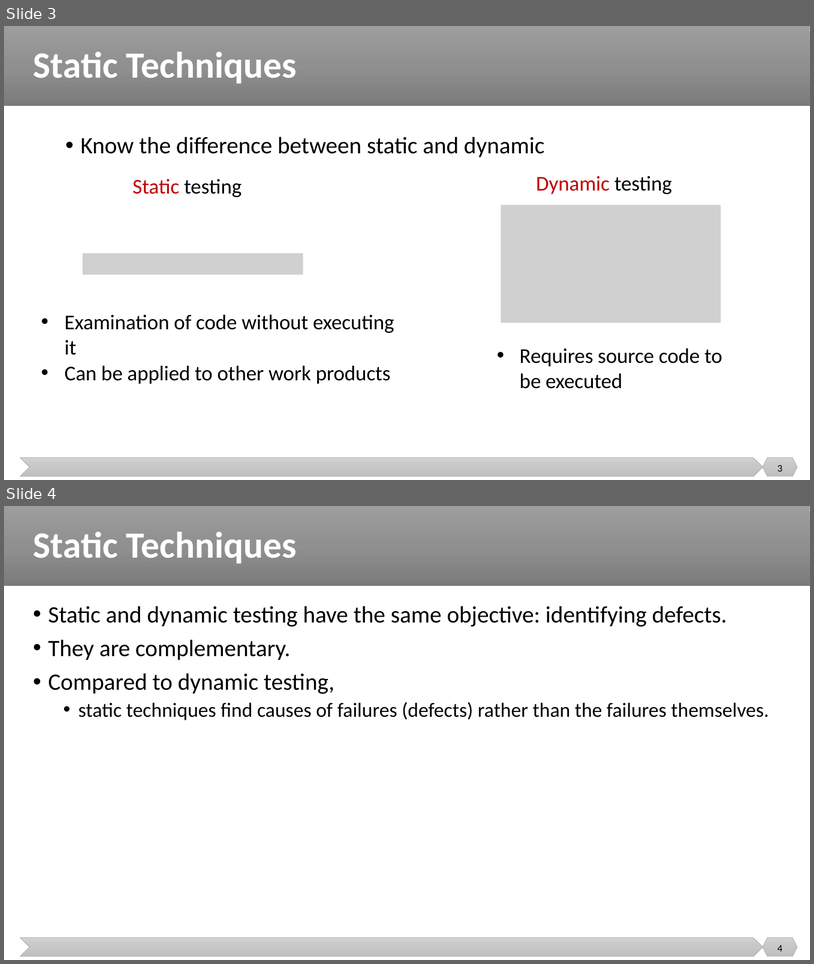
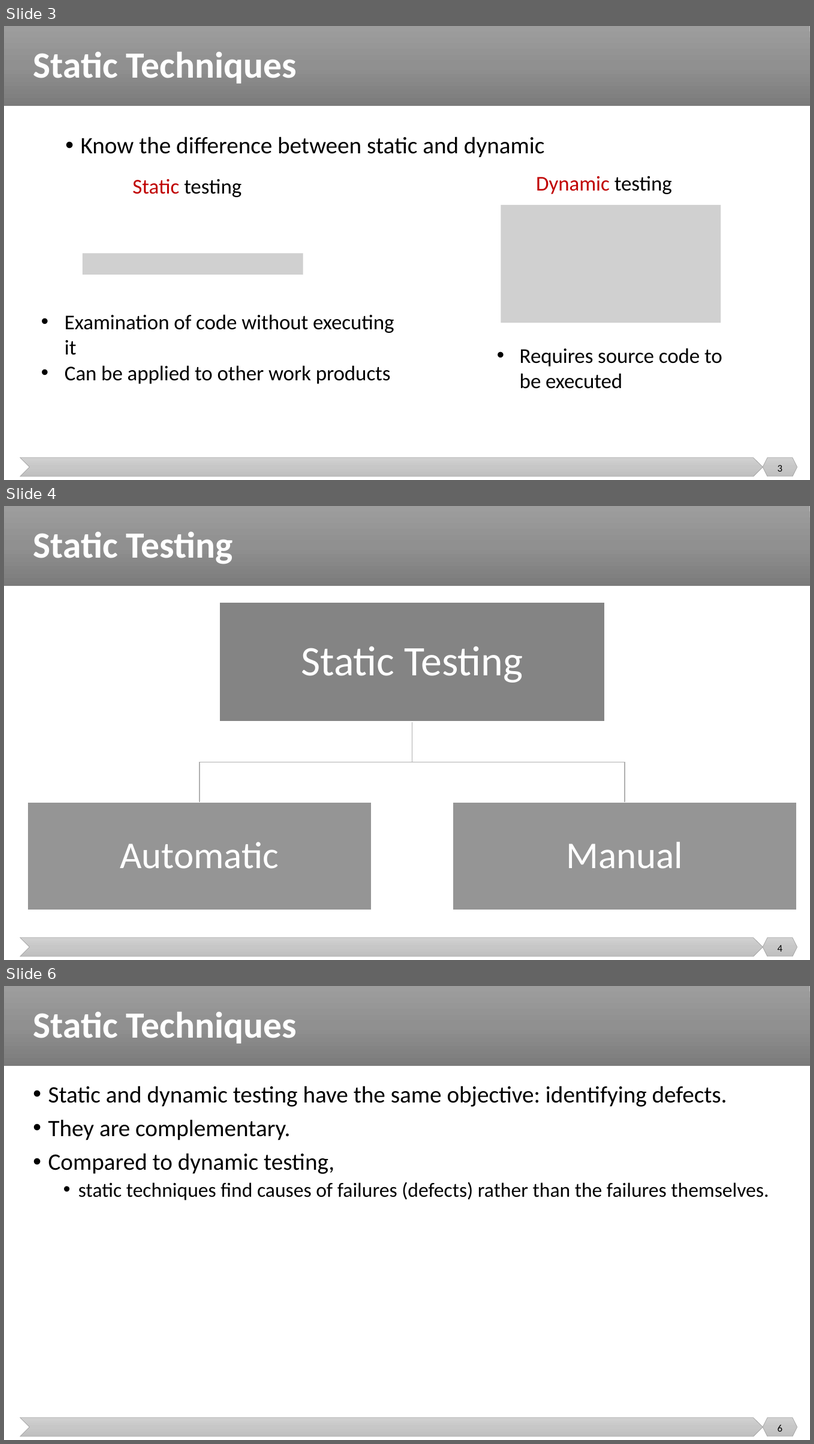
Before and after one commit to malenezi/malenezi, a slide deck: SE401/Lectures/4-Static Testing/Static Testing.pptx. Shown one above the other, each under a label of ours: slides 3 and 4 before the commit, slides 3, 4 and 6 after it; the slides between them are not shown. The pictures are 814x964 and 814x1444 pixels, drawn with LibreOffice and Linux fonts; fonts in the diff are those of the drawing; grey boxes stand for pictures. Boxes give left, top, right and bottom in pixels: in the first picture for what was removed or moved away, otherwise in the second. Text is boxed around its words. In the diff, an @@ line names an element or a change of style, - is before the commit and + after.

```diff
--- a/SE401/Lectures/4-Static Testing/Static Testing.pptx
+++ b/SE401/Lectures/4-Static Testing/Static Testing.pptx
@@ slide 4 added at (4,506,810,960), background #FFFFFF; not listed: 3 template elements that a slide beside it also shows @@
@@ title added at (33,532,233,564), 44 pt, text #FFFFFF, bold @@
+Static Testing
@@ group added at (27,603,798,910): 3 rectangles, 3 texts, 2 freeform shapes @@
+Static Testing
+Automatic
+Manual
@@ page number added at (778,945,783,951), 12 pt, text #000000 @@
+4
@@ what was slide 4 is now slide 6 @@
@@ page number at (778,1424,783,1431): text changed @@
-4
+6
```
Also in this commit, not shown: 7 slides changed, 2 other slides added, 1 slide removed.
